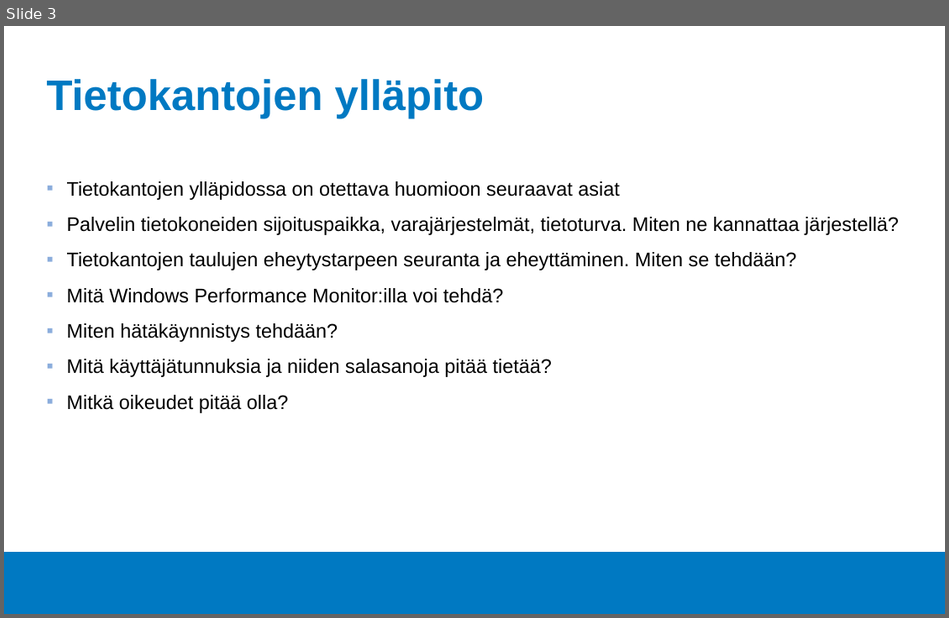
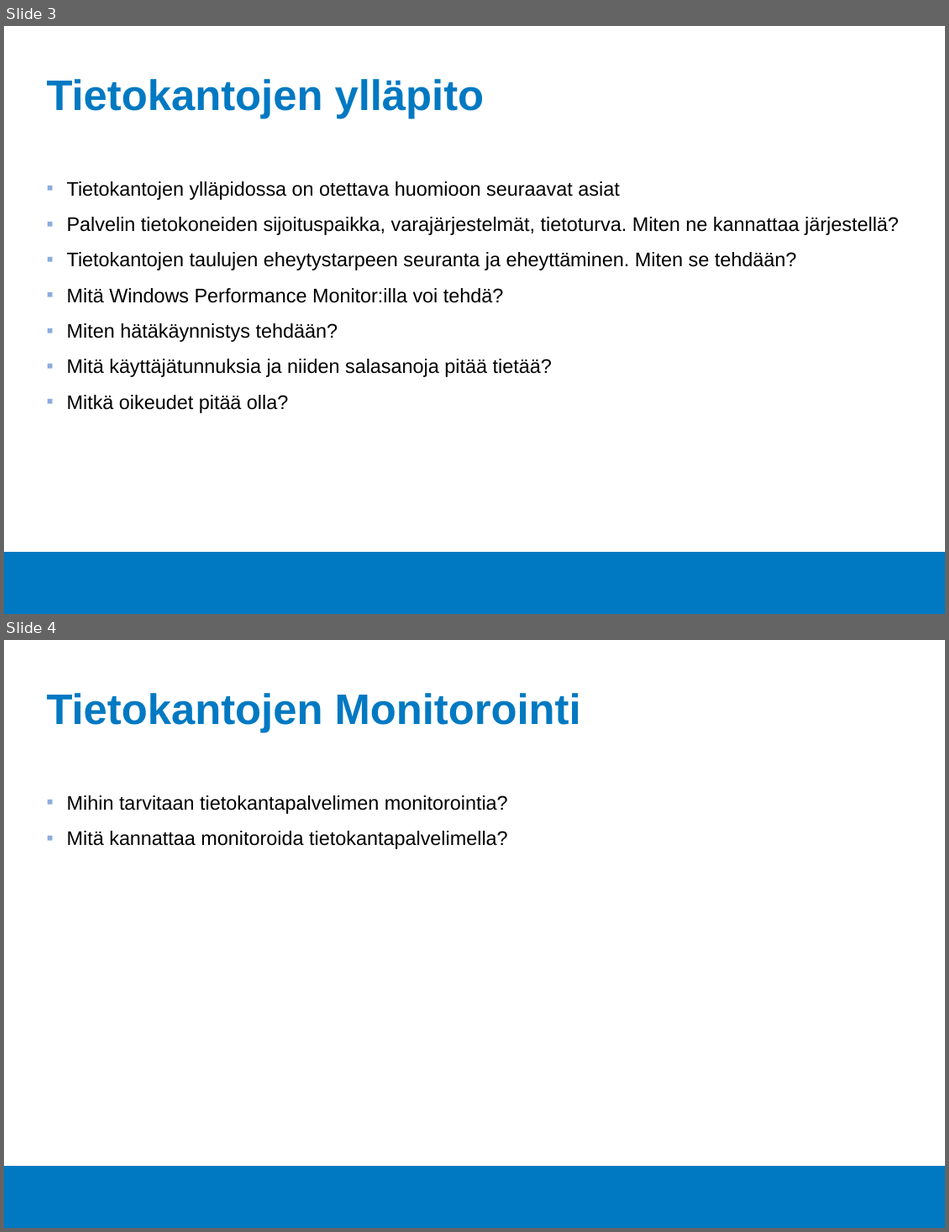
Before and after one commit to Tietokantahallinta/Tietokantahallinta.github.io, a slide deck: luennot/viikko06/Luentokalvot_06.odp. Shown one above the other, each under a label of ours: slide 3 before the commit, slides 3 and 4 after it. The pictures are 949x618 and 949x1232 pixels, drawn with LibreOffice and Linux fonts; fonts in the diff are those of the drawing; background and template pictures are left out. Boxes give left, top, right and bottom in pixels: in the first picture for what was removed or moved away, otherwise in the second. Text is boxed around its words. In the diff, an @@ line names an element or a change of style, - is before the commit and + after.

```diff
--- a/luennot/viikko06/Luentokalvot_06.odp
+++ b/luennot/viikko06/Luentokalvot_06.odp
@@ slide 4 added at (4, 640, 945, 1228), background #FFFFFF; not listed: 1 template element that a slide beside it also shows @@
@@ title added at (47, 693, 581, 733), 36 pt, text #0079C2, bold @@
+Tietokantojen Monitorointi
@@ text added at (67, 795, 508, 849), 16.6 pt, text #000000 @@
+▪ Mihin tarvitaan tietokantapalvelimen monitorointia?
+▪ Mitä kannattaa monitoroida tietokantapalvelimella?
```
Also in this commit, not shown: 1 slide changed, 1 other slide added, 1 slide removed, 3 other files.
